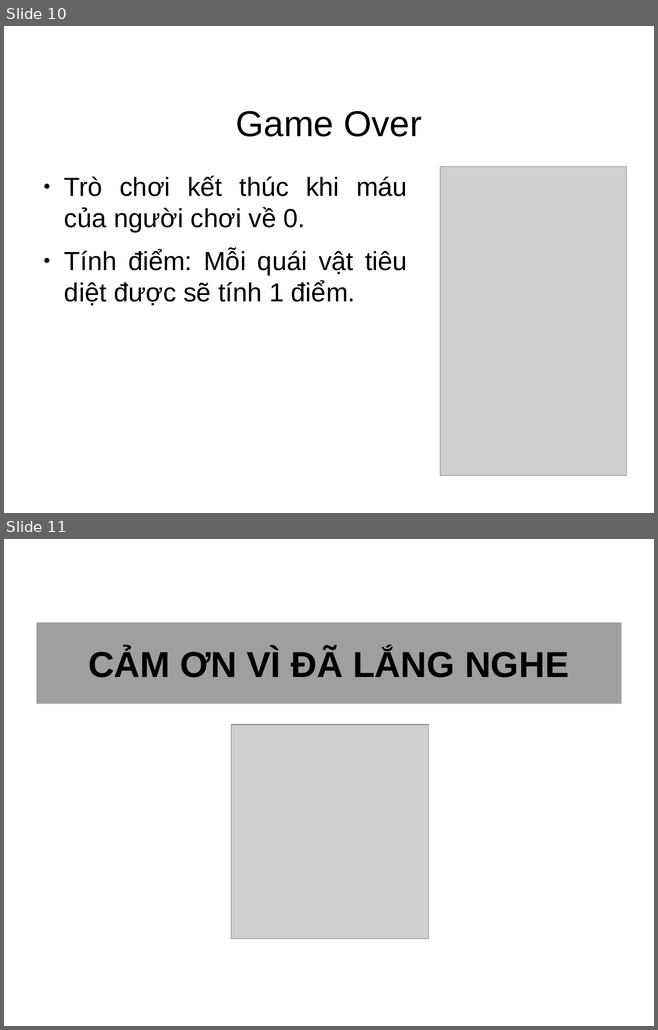
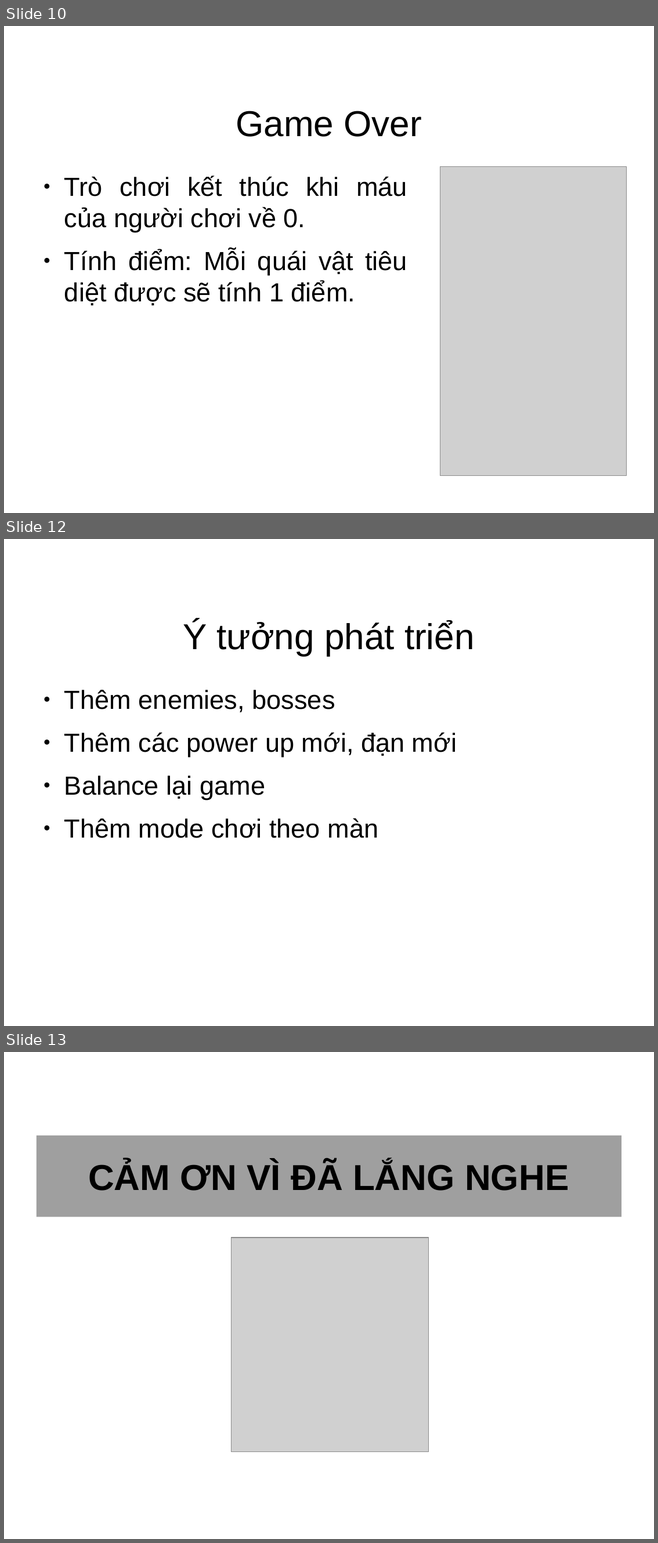
Before and after one commit to konkum/summertt-with-Duy-Anh-and-Quan, a slide deck: QuanAndDuy.odp. Shown one above the other, each under a label of ours: slides 10 and 11 before the commit, slides 10, 12 and 13 after it; the slides between them are not shown. The pictures are 658x1030 and 658x1543 pixels, drawn with LibreOffice and Linux fonts; fonts in the diff are those of the drawing; grey boxes stand for pictures; background and template pictures are left out. Boxes give left, top, right and bottom in pixels: in the first picture for what was removed or moved away, otherwise in the second. Text is boxed around its words. In the diff, an @@ line names an element or a change of style, - is before the commit and + after.

Commit message:
slide

```diff
--- a/QuanAndDuy.odp
+++ b/QuanAndDuy.odp
@@ slide 12 added at (4, 539, 654, 1026), background #FFFFFF @@
@@ title added at (183, 621, 474, 656), 44 pt, text #000000 @@
+Ý tưởng phát triển
@@ text added at (64, 690, 456, 838), 32 pt, text #000000 @@
+● Thêm enemies, bosses
+● Thêm các power up mới, đạn mới
+● Balance lại game
+● Thêm mode chơi theo màn
@@ what was slide 11 is now slide 13 @@
```
Also in this commit, not shown: 1 other slide added.
